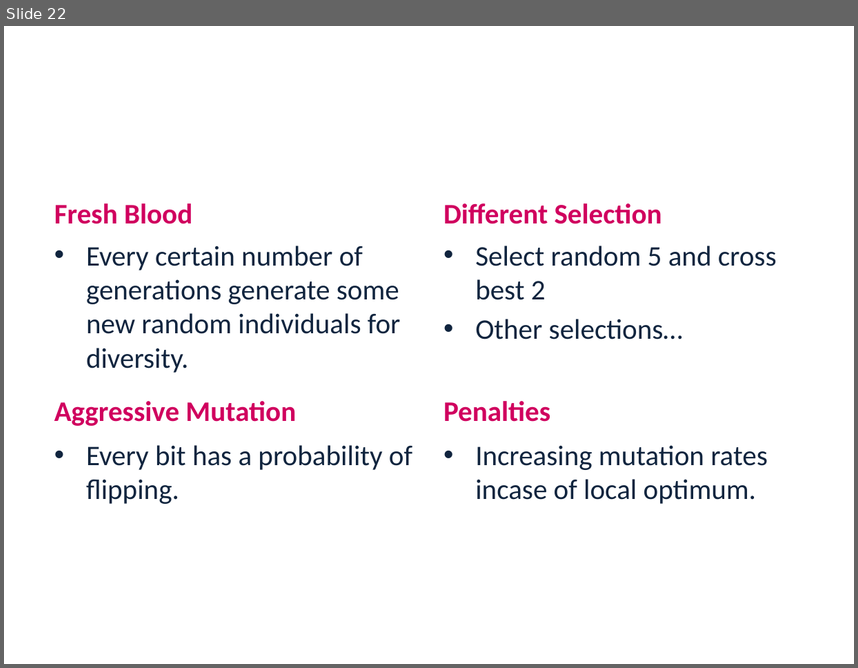
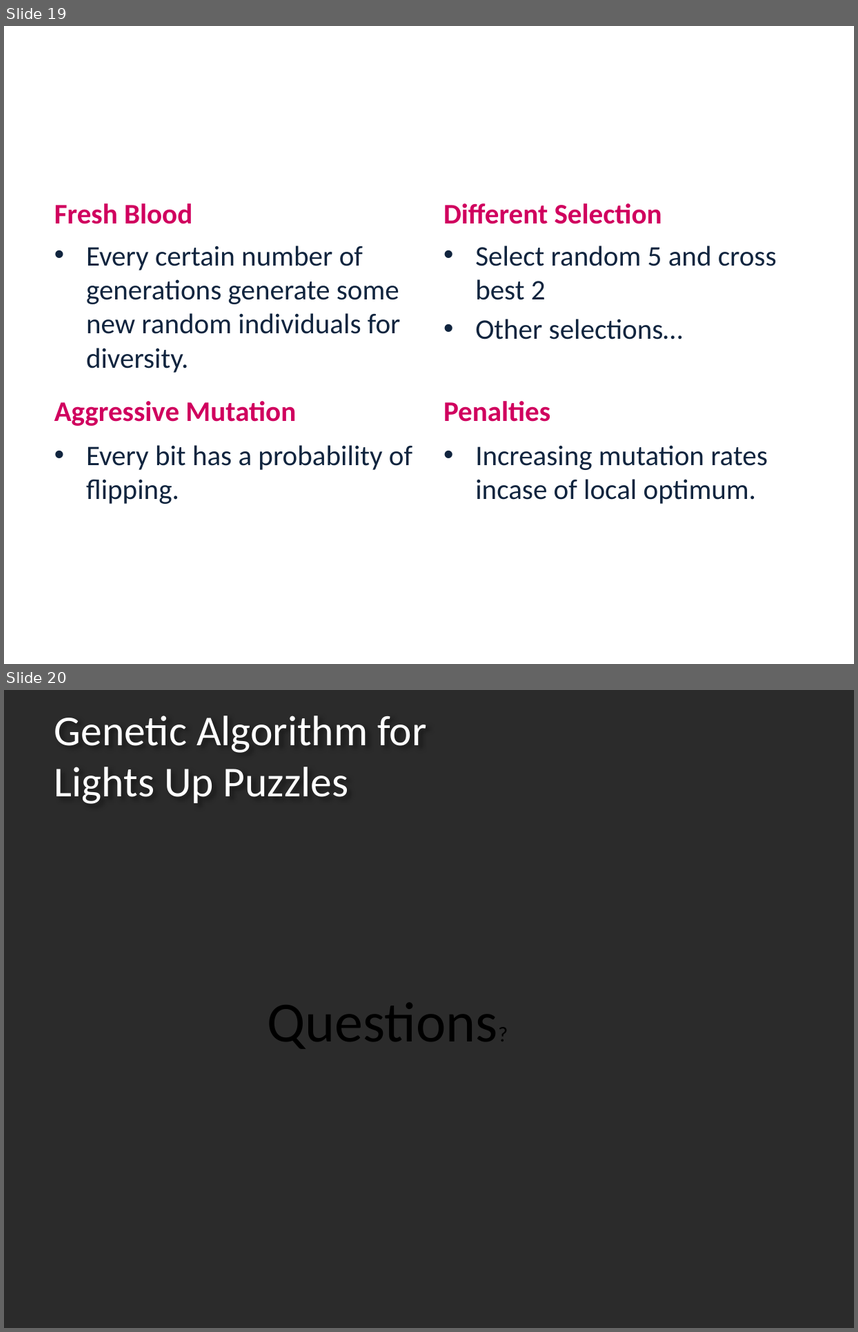
Before and after one commit to LironAvr/EvolutionaryLightsUp, a slide deck: presentation.pptx. Shown one above the other, each under a label of ours: slide 22 before the commit, slides 19 and 20 after it. The pictures are 858x668 and 858x1332 pixels, drawn with LibreOffice and Linux fonts; fonts in the diff are those of the drawing; background and template pictures are left out; a plain dark background stands for a picture behind light text. Boxes give left, top, right and bottom in pixels: in the first picture for what was removed or moved away, otherwise in the second. Text is boxed around its words. In the diff, an @@ line names an element or a change of style, - is before the commit and + after.

```diff
--- a/presentation.pptx
+++ b/presentation.pptx
@@ slide 20 added at <box>4,690,854,1328</box>, background picture (left out) @@
@@ title added at <box>54,716,426,804</box>, 36 pt, text #FFFFFF @@
+Genetic Algorithm for
+Lights Up Puzzles
@@ text added at <box>267,1003,498,1048</box>, 48 pt, text #000000 @@
+Questions?
@@ what was slide 22 is now slide 19 @@
```
Also in this commit, not shown: 4 slides changed, 3 slides removed.
